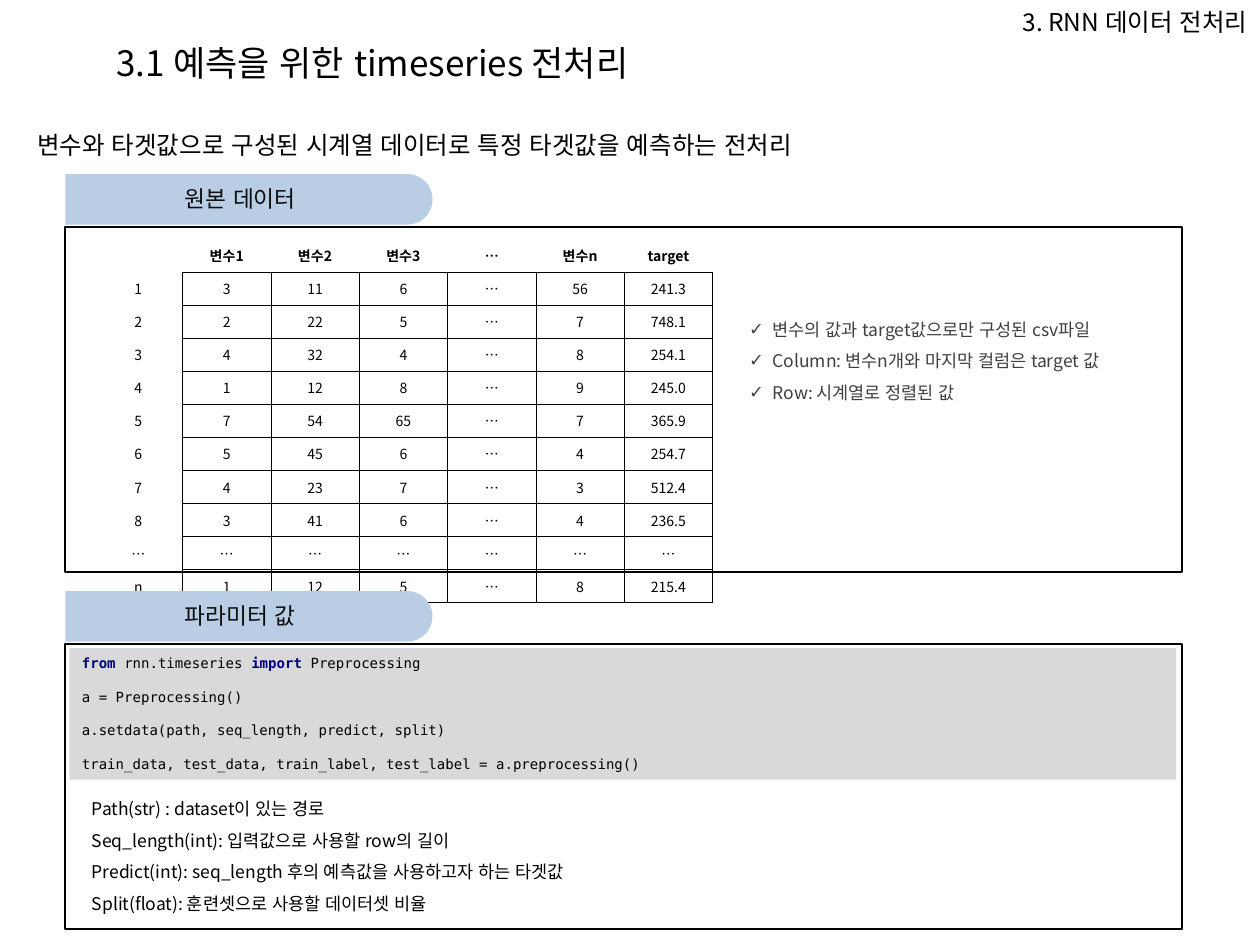
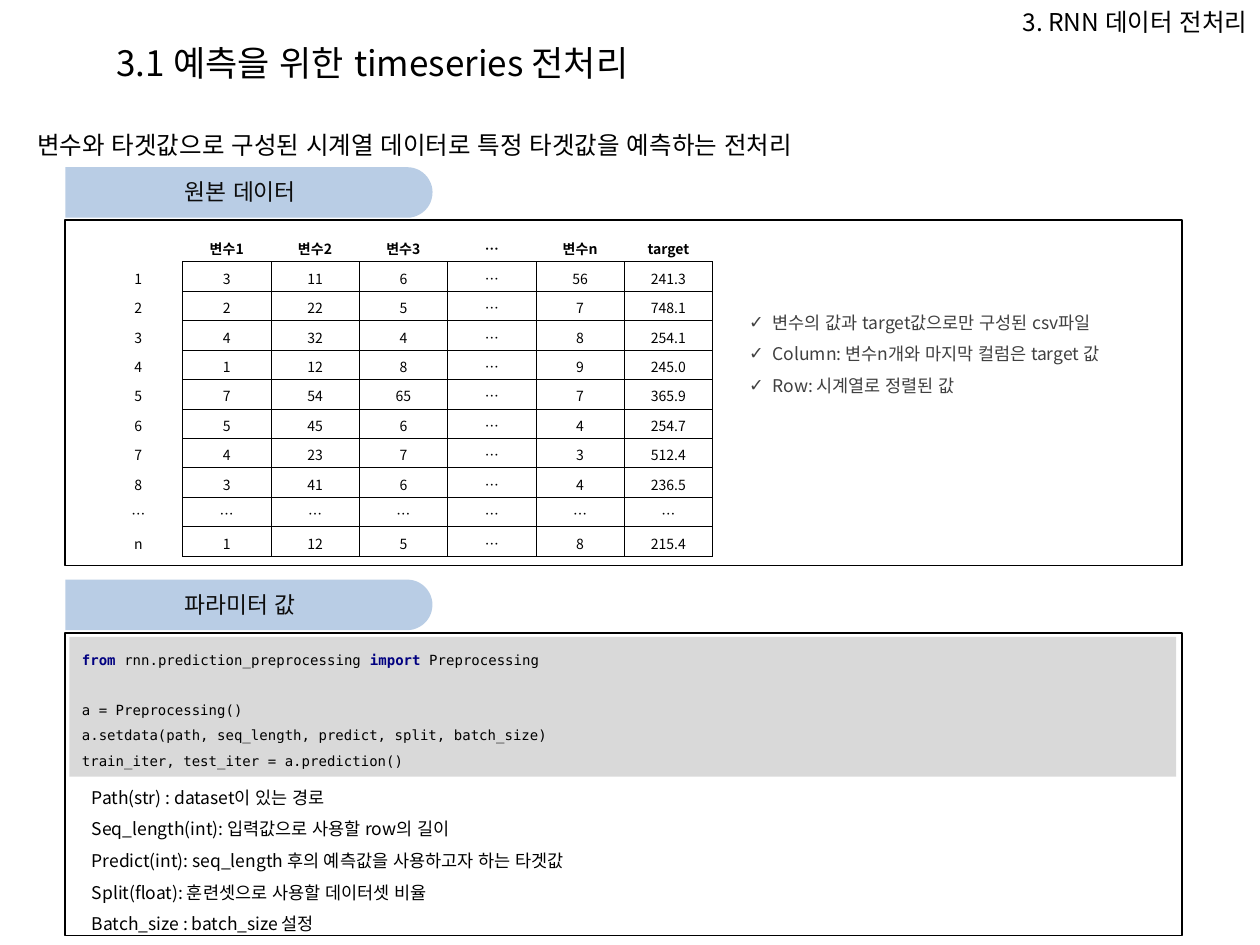
Before and after one commit to Heechul90/Preprocessing, a slide deck: slide 24 of 파이썬 전처리 코드 모듈화 설명.pptx (slide 21 before the commit). Drawn at 1260x945 pixels with LibreOffice and Linux fonts; fonts in the diff are those of the drawing; background and template pictures are left out. Boxes give left, top, right and bottom in pixels: in the first picture for what was removed or moved away, otherwise in the second. Text is boxed around its words. In the diff, an @@ line names an element or a change of style, - is before the commit and + after.

Commit message:
Preprocessing

```diff
--- a/파이썬 전처리 코드 모듈화 설명.pptx
+++ b/파이썬 전처리 코드 모듈화 설명.pptx
@@ rectangle "원본 데이터": place and size @@
-rectangle "원본 데이터" at [68,175,413,222]
+rectangle "원본 데이터" at [68,169,413,215]
@@ rectangle: place and size @@
-rectangle at [66,227,1182,572]
+rectangle at [66,220,1182,566]
@@ table: place and size @@
-table at [94,239,712,600]
+table at [94,232,712,556]
@@ 2 round same rects, 1 text, 1 rectangle: place and size @@
-2 round same rects, 1 text, 1 rectangle at [65,175,1099,641]
+2 round same rects, 1 text, 1 rectangle at [65,167,1099,629]
@@ rectangle: place and size @@
-rectangle at [66,644,1182,929]
+rectangle at [66,633,1182,935]
@@ rectangle "from rnn.prediction_preprocessing import Preprocessing a ...": place and size @@
-rectangle "from rnn.prediction_preprocessing import Preprocessing a ..." at [69,648,1177,779]
+rectangle "from rnn.prediction_preprocessing import Preprocessing a ..." at [69,636,1177,776]
@@ text in rectangle at [82,653,547,769]: text changed @@
-from rnn.timeseries import Preprocessing
-a = Preprocessing()
-a.setdata(path, seq_length, predict, split)
-train_data, test_data, train_label, test_label = a.preprocessing()
+from rnn.prediction_preprocessing import Preprocessing
+a = Preprocessing()
+a.setdata(path, seq_length, predict, split, batch_size)
+train_iter, test_iter = a.prediction()
@@ text "Path(str) : dataset이 있는 경로": place and size @@
-text "Path(str) : dataset이 있는 경로" at [92,800,563,914]
+text "Path(str) : dataset이 있는 경로" at [92,789,563,933]
@@ text at [92,915,314,933]: paragraph added @@
+Batch_size : batch_size 설정
```
Also in this commit, not shown: 16 other slides changed, 5 slides added, 4 other files.
